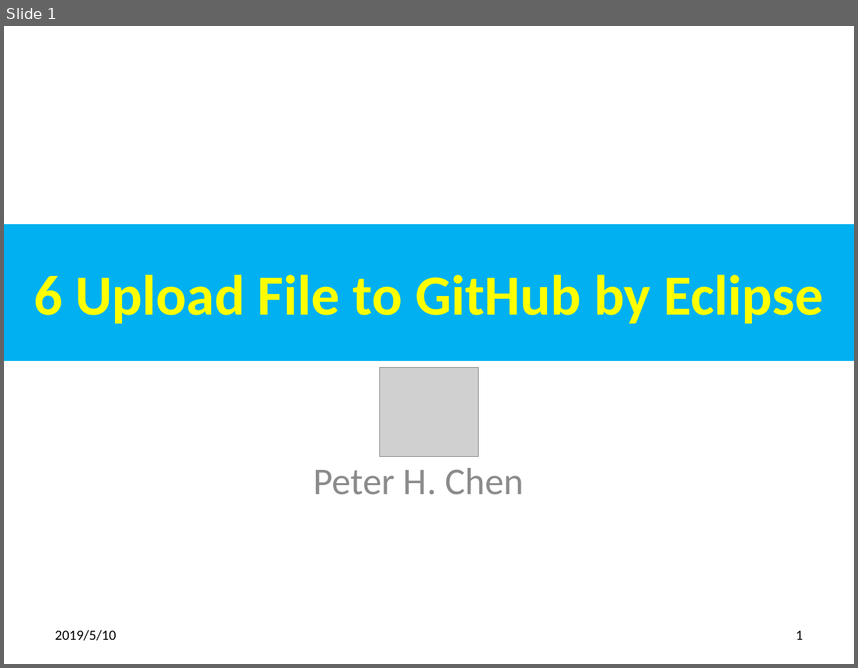
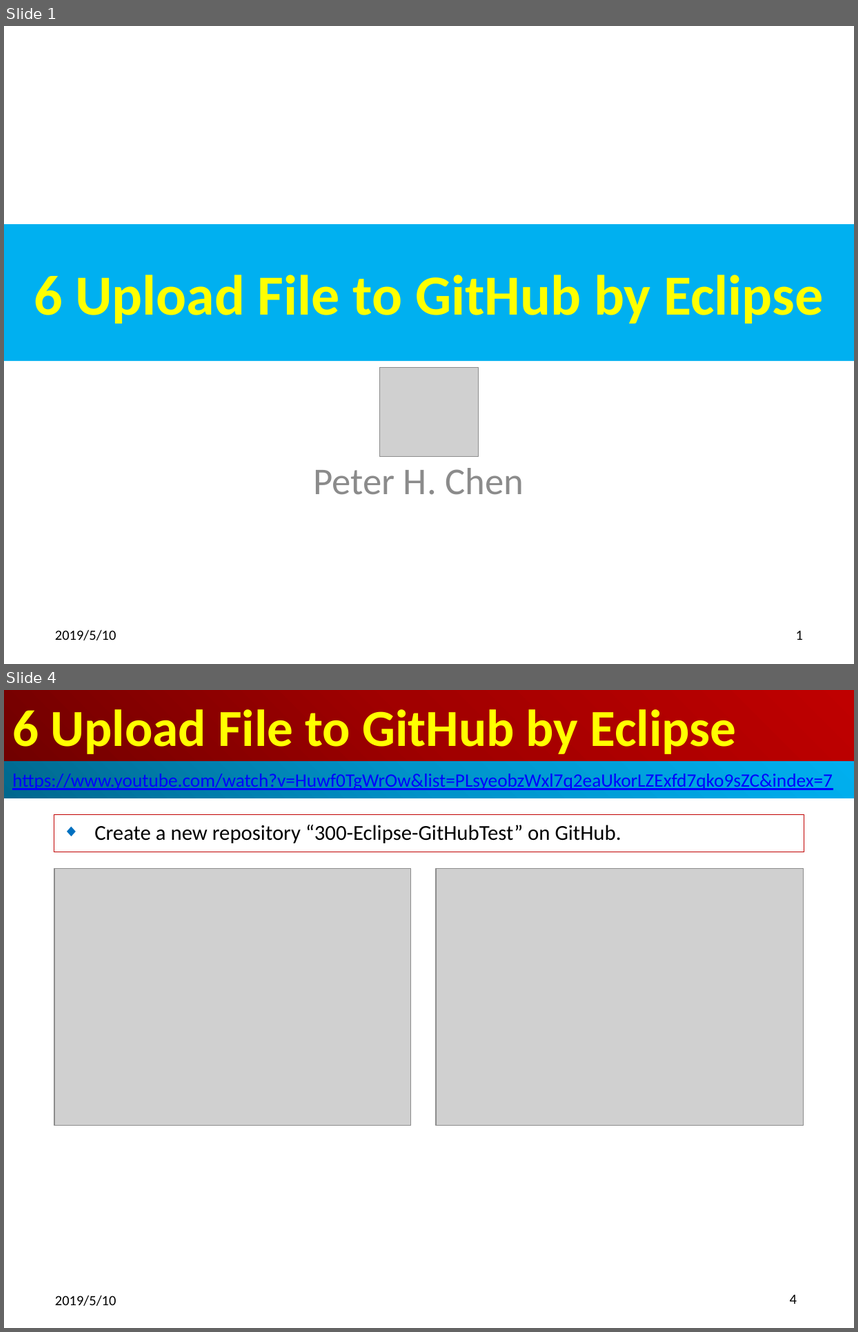
Before and after one commit to peterhchen/100-GitHub, a slide deck: ch06_EclipseGitHub.pptx. Shown one above the other, each under a label of ours: slide 1 before the commit, slides 1 and 4 after it; the slides between them are not shown. The pictures are 858x668 and 858x1332 pixels, drawn with LibreOffice and Linux fonts; fonts in the diff are those of the drawing; grey boxes stand for pictures. Boxes give left, top, right and bottom in pixels: in the first picture for what was removed or moved away, otherwise in the second. Text is boxed around its words. In the diff, an @@ line names an element or a change of style, - is before the commit and + after.

Commit message:
Eclipse Git Push

```diff
--- a/ch06_EclipseGitHub.pptx
+++ b/ch06_EclipseGitHub.pptx
@@ slide 4 added at (4, 690, 854, 1328), background #FFFFFF @@
@@ title added at (4, 690, 854, 761), fill gradient #720000 to #A20000 to #C00000, 44 pt, text #FFFF00, bold @@
+6 Upload File to GitHub by Eclipse
@@ rectangle added at (4, 761, 854, 799), fill gradient #00688E to #0094CA to #00B0F0, 16 pt, text #0000FF, underline @@
+https://www.youtube.com/watch?v=Huwf0TgWrOw&list=PLsyeobzWxl7q2eaUkorLZExfd7qko9sZC&index=7
@@ subtitle added at (54, 815, 804, 852), outline #C00000 0.75 pt, 18 pt, text #000000 @@
+◆ Create a new repository “300-Eclipse-GitHubTest” on GitHub.
@@ picture added at (54, 869, 410, 1125) @@
@@ picture added at (436, 869, 804, 1125) @@
@@ text added at (55, 1294, 116, 1305), 12 pt, text #000000 @@
+2019/5/10
@@ page number added at (790, 1294, 797, 1303), 12 pt, text #000000 @@
+4
```
Also in this commit, not shown: 1 slide changed, 13 other slides added.
